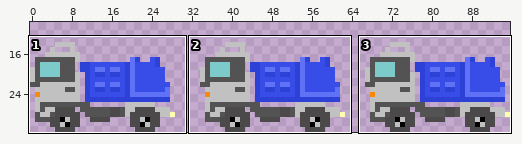
Sprite sheet: truck.png. Above: a wide view before the commit, with the close-up outlined.
Close-up. First the earlier version:
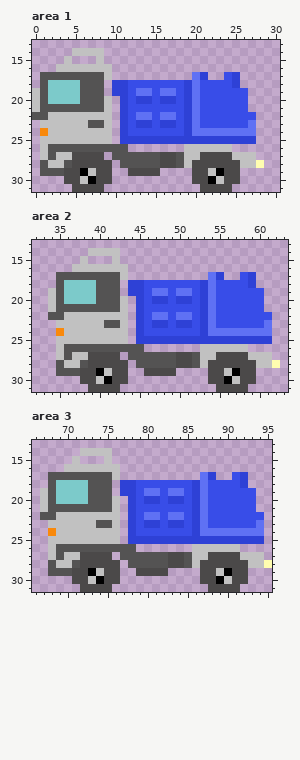
The file is 96x32 pixels. Shown: area 1: x 0..30, y 13..31; area 2: x 32..63, y 13..31; area 3: x 66..95, y 13..31. The wide view leaves out empty margins.
Once edited:
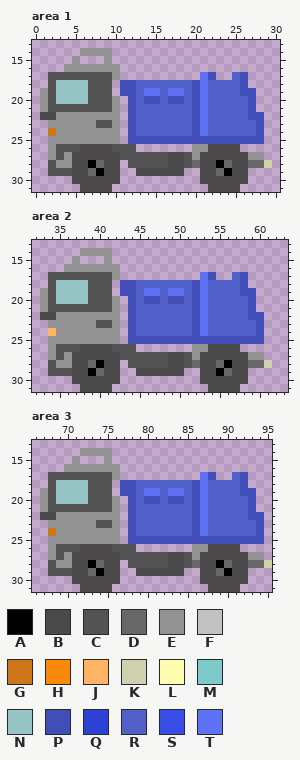
Palette (. is transparent): A #000000  B #4b4949  C #545353  D #696868  E #929292  F #c1c1c1  G #cc781a  H #f9890b  J #fdb463  K #d0cfae  L #fffdb0  M #7ccaca  N #97c5c5  P #414eb8  Q #2e41d6  R #5260ca  S #384de8  T #5f71f4
Difference:
Changed rows in their new state; - is an unchanged pixel.
Area 1:
first column x 0:
14 -----.EEEE--------------------
15 ----.E--.E--------------------
16 ---.EEEEEEE-------------------
17 -.-------CE---------.TP-.RP---
18 -.CNNNN--C.PPRRRRRRRPTRRRRP---
19 .ECNNNN--C.PPR-TR-TRPTRRRRPP--
20 .ECNNNN--CE.PRPPRPPRPTRRRRRP--
21 .E-------CE.PRRRRRRRPTRRRRRP--
22 .BBEEEEEEEE.PRRRRRRRPTRRRRRPP-
23 -.EEEEEE-CE.PRRRRRRRPTRRRRRRP-
24 -.GEEEEEEEE.PRRRRRRRP-RRRRRRP-
25 -.EEEEEEEEE.PPPPPPPPPPPPPPPPP-
26 -.E---BBBB--C------.EEBBBB----
27 -.ECE----BB-----C-BCE----BBEE-
28 -.CEE--AD-B.----C-BCD--AD-BDDK
29 -.--C-BDA-B-.---BBB-.-BDA-B---
30 ----.-BB--B---------.-BB--B---
31 -----.---B-----------.---B----
Area 2:
first column x 33:
14 -----EEEE.--------------------
15 ----E.--E.--------------------
16 ---EEEEEEE.-------------------
17 -C-------E.---------TP.-RP.---
18 -CNNNNC--.PPRRRRRRRPTRRRRP.---
19 ECNNNNC--.PPRT-RT-RPTRRRRPP.--
20 ECNNNNC--E.PRPPRPPRPTRRRRRP.--
21 EC-------E.PRRRRRRRPTRRRRRP.--
22 BBEEEEEEEE.PRRRRRRRPTRRRRRPP.-
23 -EEEEEEC-E.PRRRRRRRPTRRRRRRP.-
24 -JEEEEEEEE.PRRRRRRRPTRRRRRRP.-
25 -EEEEEEEEE.PPPPPPPPPPPPPPPPP.-
26 -EC--BBBB---.------EEBBBB.----
27 -ECEBB----C-----B-CEBB----EE.-
28 -CEEBBDA--.C----B-CDB-DA--DDK.
29 -C--B-ADB-.-B----B--B-ADB-.---
30 ----B--BB-.---------B--BB-.---
31 -----B---.-----------B---.----
Area 3:
first column x 67:
14 -----EEEE--------------------
15 ----E---E--------------------
16 ---EEEEEEE-------------------
17 ---------E-----------P--RP---
18 --NNNN----PPRRRRRRRP-RRRRP---
19 E-NNNN----PPR--R--RP-RRRRPP--
20 E-NNNN---E-PRPPRPPRP-RRRRRP--
21 E--------E-PRRRRRRRP-RRRRRP--
22 BBEEEEEEEE-PRRRRRRRP-RRRRRPP-
23 -EEEEEE--E-PRRRRRRRP-RRRRRRP-
24 -GEEEEEEEE-PRRRRRRRP-RRRRRRP-
25 -EEEEEEEEE-PPPPPPPPPPPPPPPPP-
26 -E---BBBB----------EEBBBB----
27 -E-EB----B---------EB----BEE-
28 --EEB-AD-----------D--AD--DDK
29 ------DA--------BB----D------
30 ------BB--------------BB-----
